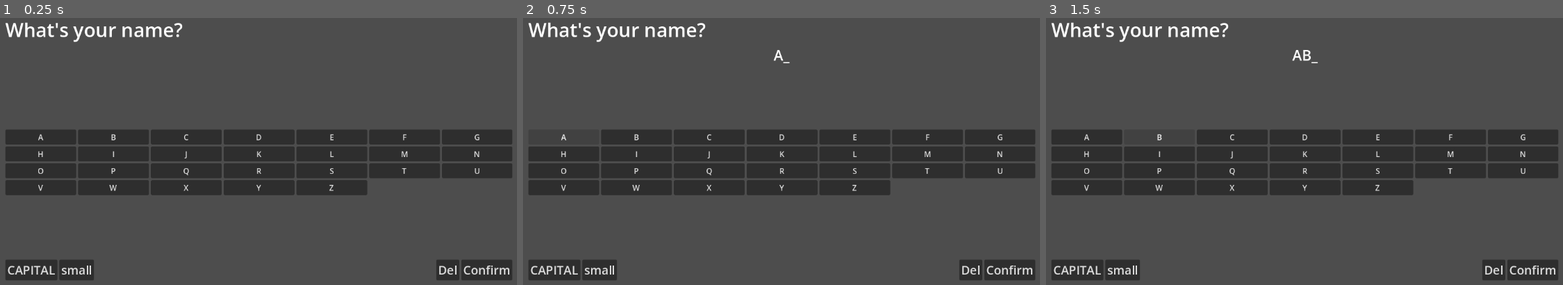
Above: before the commit, frames 1-3 (left to right).
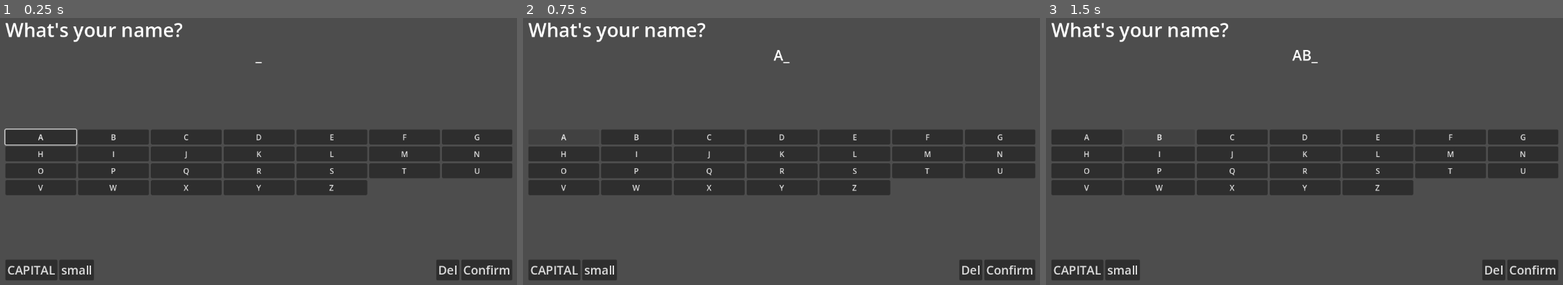
Above: after the commit, the same moments.

Repository: Jose-Prince/UVG-Tesis-Game
Game: Godot game, scene res://Scenes/input_system.tscn
Same seed, same stepped clock (60 frames per second), same inputs: the game is played once before the commit and once after it. This scene is started directly instead of the project's main scene.
Inputs:
- Up to frame 1 (0.25 s): no input
- Up to frame 2 (0.75 s): click "A" at 0.5 s
- Up to frame 3 (1.5 s): click "B" at 1.25 s

The runs differ from the first frame. In frame 1, 0.2% of the frame differs, in the area x 0-51%, y 16-48%; in frame 2, nothing differs; in frame 3, nothing differs.

Commit message:
Feat: move with ui keys

Diff:
--- a/Scripts/name_entry.gd
+++ b/Scripts/name_entry.gd
@@ -7,9 +7,17 @@
 ]
 
 var written_name := ""
+var is_uppercase := true
+var letter_buttons: Array[Button] = []
 
 @onready var name_label: Label = $MarginContainer/VBoxContainer/NameLabel
 @onready var letter_grid: GridContainer = $MarginContainer/VBoxContainer/LetterGrid
+
+@onready var capital_button: Button = $MarginContainer/VBoxContainer/BottomButtons/LetterSizeContainer/CapitalButton
+@onready var small_button: Button = $MarginContainer/VBoxContainer/BottomButtons/LetterSizeContainer/SmallButton
+
+@onready var del_button: Button = $MarginContainer/VBoxContainer/BottomButtons/HBoxContainer/DelButton
+@onready var confirm_button: Button = $MarginContainer/VBoxContainer/BottomButtons/HBoxContainer/ConfirmButton
 
 # Called when the node enters the scene tree for the first time.
 func _ready() -> void:
@@ -18,25 +26,90 @@
 
 		btn.size_flags_horizontal = Control.SIZE_EXPAND_FILL
 		btn.size_flags_vertical = Control.SIZE_EXPAND_FILL
+		btn.focus_mode = Control.FOCUS_ALL
 
 		btn.text = key
-		btn.pressed.connect(_on_key_selected.bind(key))
+		btn.pressed.connect(_on_letter_pressed.bind(btn))
+
+		letter_buttons.append(btn)
 		letter_grid.add_child(btn)
 
-func _on_key_selected(key):
-	match key:
-		"SPACE":
-			written_name += " "
+	capital_button.pressed.connect(_on_capital_pressed)
+	small_button.pressed.connect(_on_small_pressed)
+	del_button.pressed.connect(_on_del_pressed)
+	confirm_button.pressed.connect(_on_confirm_pressed)
 
-		"DEL":
-			if written_name.length() > 0:
-				written_name = written_name.substr(0, written_name.length()-1)
+	setup_focus_navigation()
+	setup_bottom_navigation()
 
-		"OK":
-			pass # TODO: insert name of player and coffee shop
+	letter_buttons[0].grab_focus()
 
-		_:
-			if written_name.length() < 10:
-				written_name += key
+	update_name_label()
 
+func _on_letter_pressed(btn: Button):
+	if written_name.length() >= 10:
+		return
+
+	written_name+= btn.text
+	update_name_label()
+
+func _on_capital_pressed():
+	is_uppercase = true
+
+	for btn in letter_buttons:
+		btn.text = btn.text.to_upper()
+
+func _on_small_pressed():
+	is_uppercase = false
+
+	for btn in letter_buttons:
+		btn.text = btn.text.to_lower()
+
+func _on_del_pressed():
+	if written_name.length() > 0:
+		written_name = written_name.substr(
+			0,
+			written_name.length() - 1
+		)
+
+	update_name_label()
+
+func _on_confirm_pressed():
+	print("Nombre confirmado:", written_name)
+	# TODO guardar nombre jugador / café
+
+func update_name_label():
 	name_label.text = written_name + "_"
+
+func setup_focus_navigation():
+	var cols = letter_grid.columns
+
+	for i in range(letter_buttons.size()):
+		var btn = letter_buttons[i]
+
+		# left movement
+		if i % cols != 0:
+			btn.focus_neighbor_left = btn.get_path_to(letter_buttons[i - 1])
+
+		# right movement
+		if (i + 1) % cols != 0 && i + 1 < letter_buttons.size():
+			btn.focus_neighbor_right = btn.get_path_to(letter_buttons[i + 1])
+
+		# down movement
+		if i + cols < letter_buttons.size():
+			btn.focus_neighbor_bottom = btn.get_path_to(letter_buttons[i + cols])
+
+		# up movement
+		if i - cols >= 0:
+			btn.focus_neighbor_top = btn.get_path_to(letter_buttons[i - cols])
+
+func setup_bottom_navigation():
+	capital_button.focus_neighbor_right = capital_button.get_path_to(small_button)
+
+	small_button.focus_neighbor_left = small_button.get_path_to(capital_button)
+	small_button.focus_neighbor_right = small_button.get_path_to(del_button)
+
+	del_button.focus_neighbor_left = del_button.get_path_to(small_button)
+	del_button.focus_neighbor_right = del_button.get_path_to(confirm_button)
+
+	confirm_button.focus_neighbor_left = confirm_button.get_path_to(del_button)
